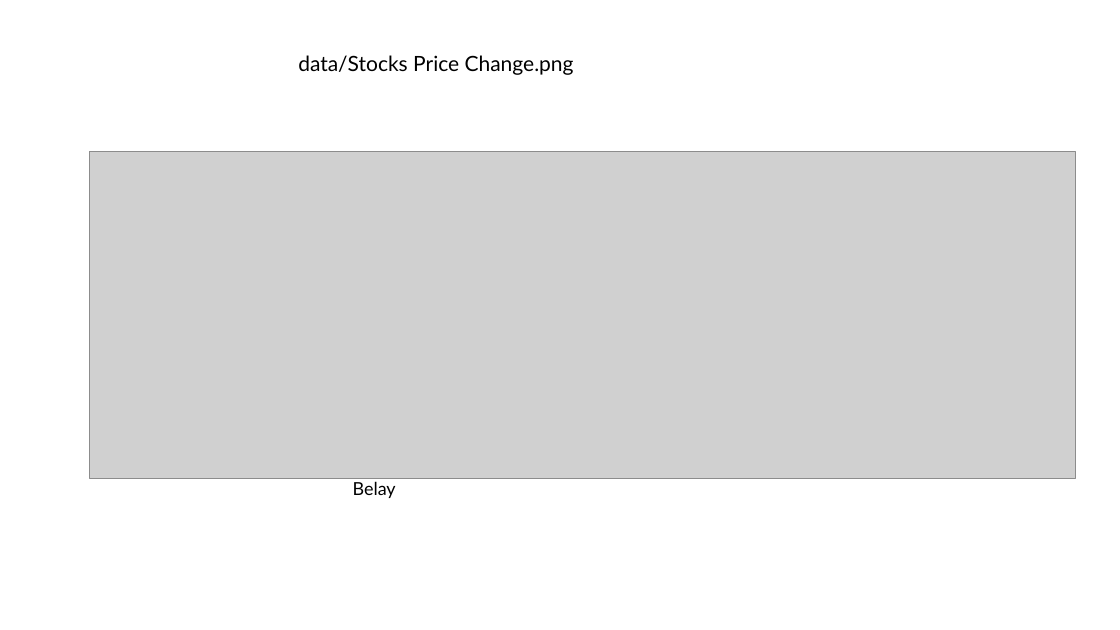
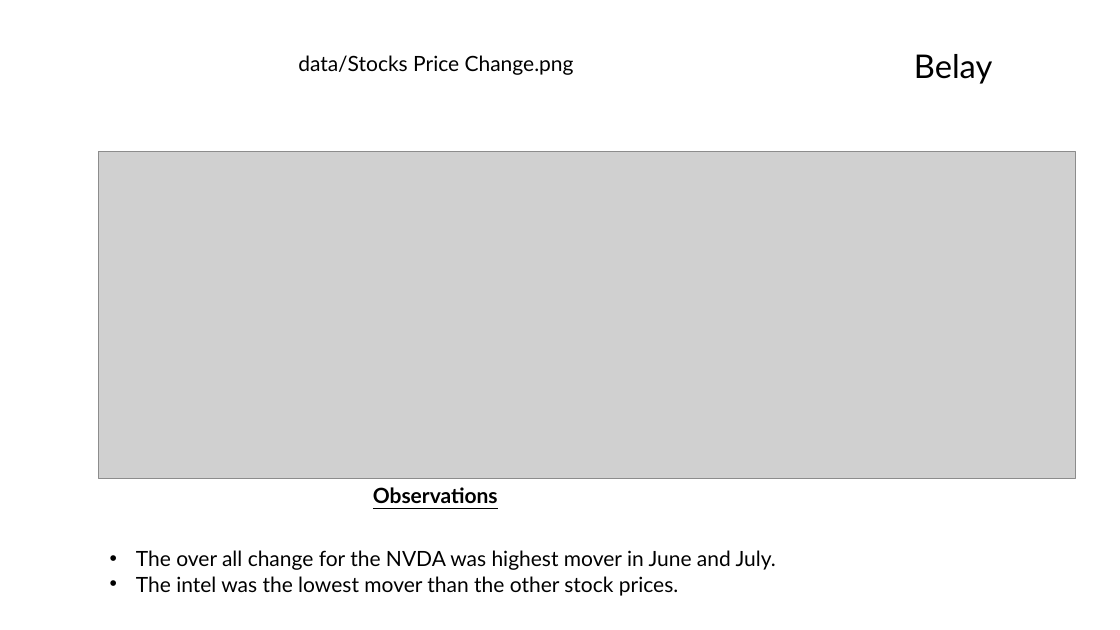
Before and after one commit to Belayohio/project_1, a slide deck: slide 6 of data/Slide_project_1.pptx. Drawn at 1120x630 pixels with LibreOffice and Linux fonts; fonts in the diff are those of the drawing; grey boxes stand for pictures. Boxes give left, top, right and bottom in pixels: in the first picture for what was removed or moved away, otherwise in the second. Text is boxed around its words. In the diff, an @@ line names an element or a change of style, - is before the commit and + after.

```diff
--- a/data/Slide_project_1.pptx
+++ b/data/Slide_project_1.pptx
@@ text "Belay": place and size @@
-text "Belay" at (353,481,396,498)
+text "Belay" at (914,54,992,84)
@@ text "Belay" at (914,54,992,84): size 15.4 to 28 pt; line spacing 0.7 to 0.9 @@
@@ picture: place and size @@
-picture at (90,152,1075,478)
+picture at (98,152,1075,478)
@@ text added at (373,487,498,503), 18 pt, text #000000, bold, underline @@
+Observations
@@ text added at (136,550,776,596), 18 pt, text #000000 @@
+• The over all change for the NVDA was highest mover in June and July.
+• The intel was the lowest mover than the other stock prices.
```
Also in this commit, not shown: 5 other slides changed, 2 slides removed.
